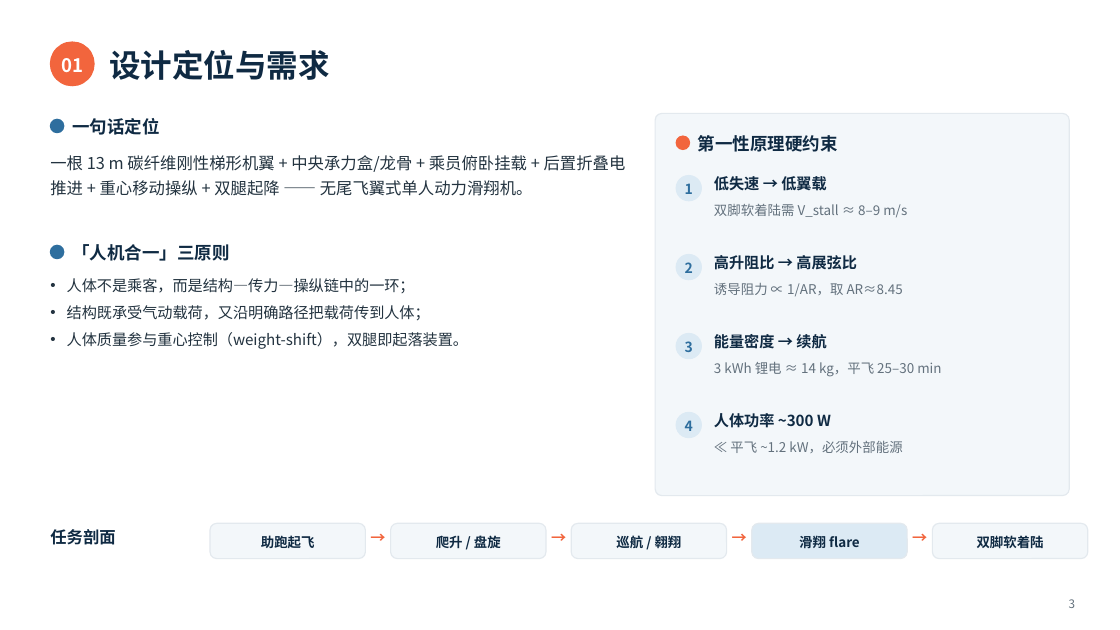
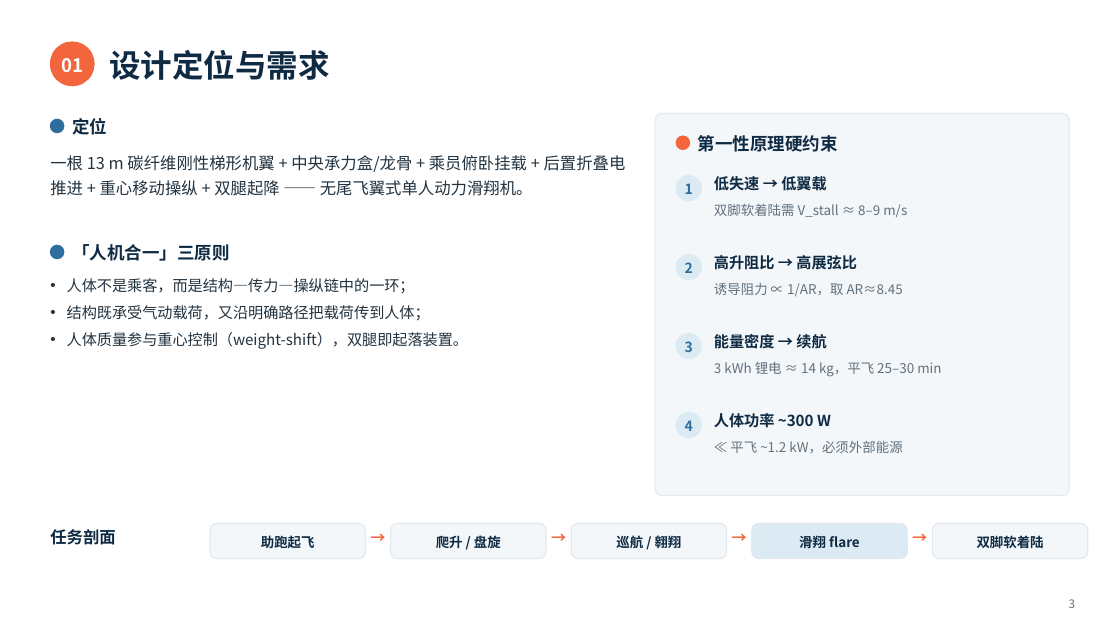
Before and after one commit to SunYifan-IrV/Aircraft_Structure_design, a slide deck: slide 3 of 05_Presentation/飞行器结构设计报告.pptx. Drawn at 1120x630 pixels with LibreOffice and Linux fonts; fonts in the diff are those of the drawing. Boxes give left, top, right and bottom in pixels: in the first picture for what was removed or moved away, otherwise in the second. Text is boxed around its words. In the diff, an @@ line names an element or a change of style, - is before the commit and + after.

```diff
--- a/05_Presentation/飞行器结构设计报告.pptx
+++ b/05_Presentation/飞行器结构设计报告.pptx
@@ text at (x1=72, y1=118, x2=107, y2=135): text changed @@
-一句话定位
+定位
```
Also in this commit, not shown: 2 other files.
